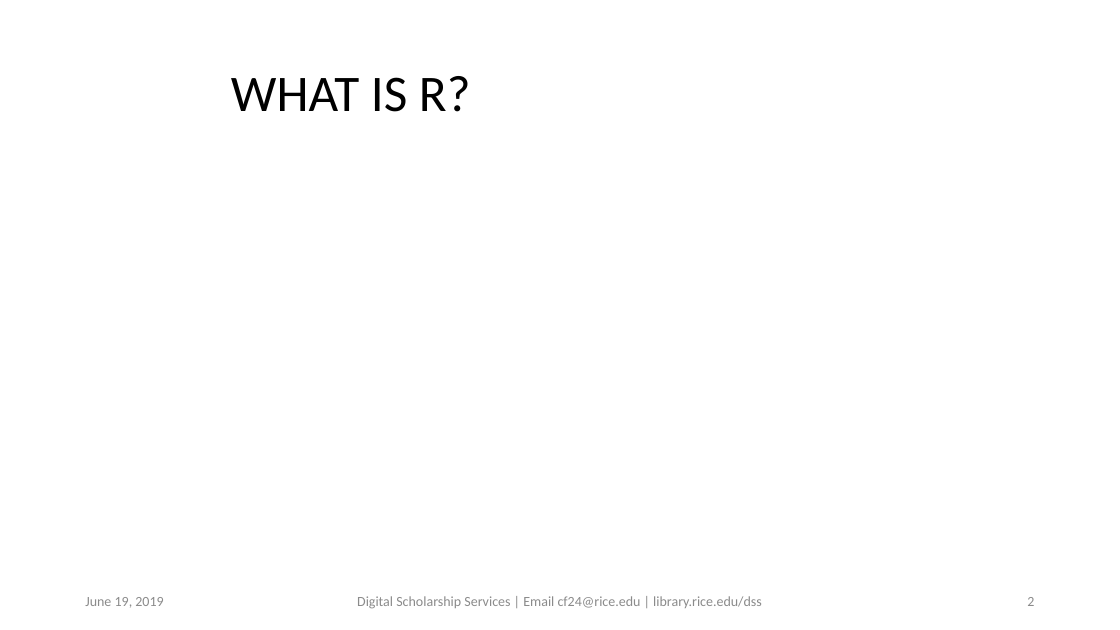
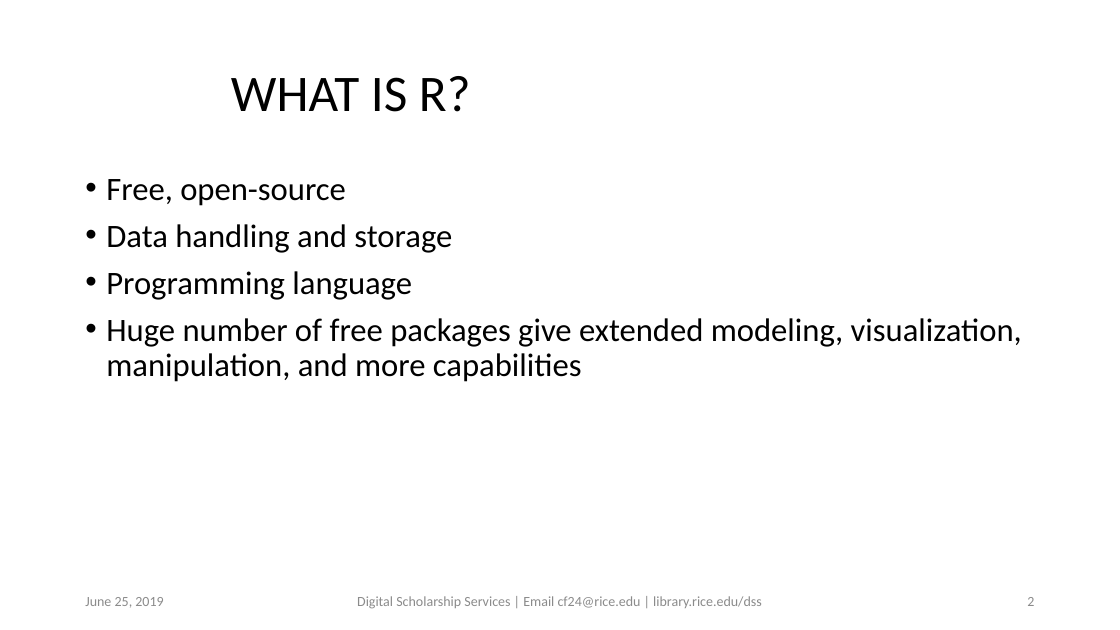
Before and after one commit to bakitybacon/rice-data-and-donuts, a slide deck: slide 2 of introR/Introduction to R.pptx. Drawn at 1120x630 pixels with LibreOffice and Linux fonts; fonts in the diff are those of the drawing; background and template pictures are left out. Boxes give left, top, right and bottom in pixels: in the first picture for what was removed or moved away, otherwise in the second. Text is boxed around its words. In the diff, an @@ line names an element or a change of style, - is before the commit and + after.

```diff
--- a/introR/Introduction to R.pptx
+++ b/introR/Introduction to R.pptx
@@ text added at box(106, 179, 1022, 382), 28 pt, text #000000 @@
+• Free, open-source
+• Data handling and storage
+• Programming language
+• Huge number of free packages give extended modeling, visualization, manipulation, and more capabilities
@@ text at box(85, 597, 163, 607): text changed @@
-June 19, 2019
+June 25, 2019
```
Also in this commit, not shown: 2 other slides changed, 30 slides added.
